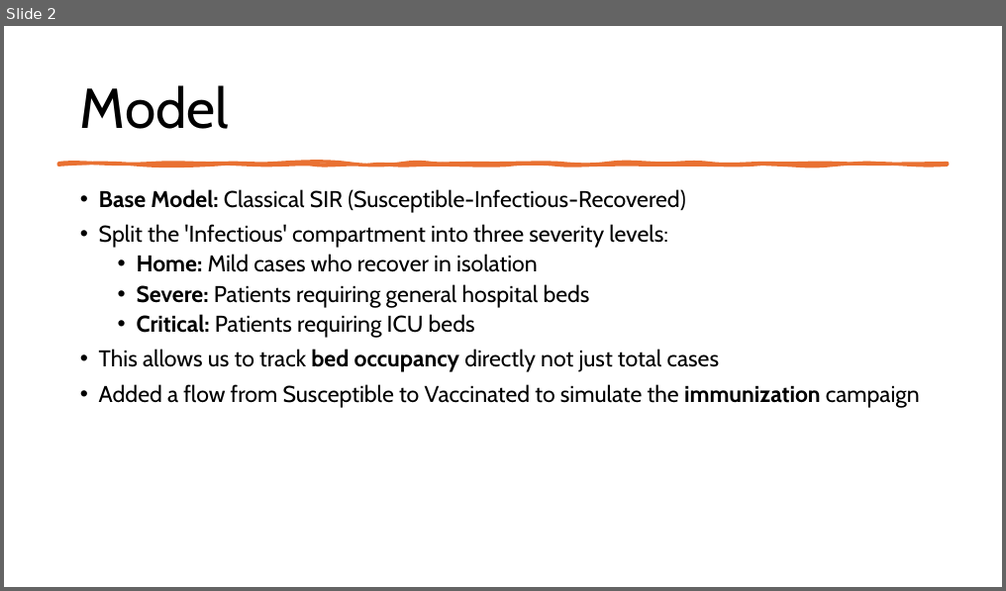
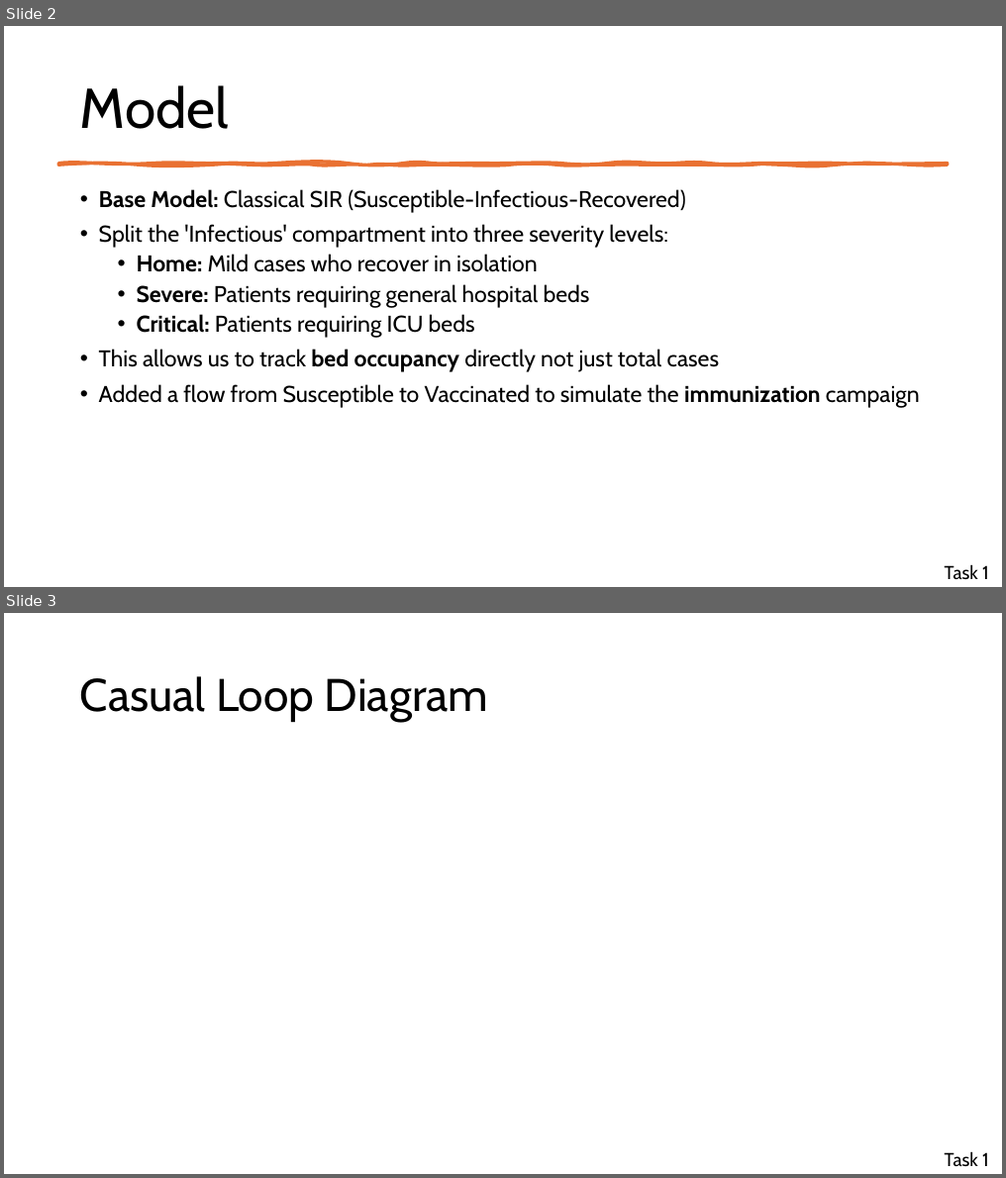
Before and after one commit to millas1/modsim, a slide deck: modsimpresentation.pptx. Shown one above the other, each under a label of ours: slide 2 before the commit, slides 2 and 3 after it. The pictures are 1006x591 and 1006x1178 pixels, drawn with LibreOffice and Linux fonts; fonts in the diff are those of the drawing. Boxes give left, top, right and bottom in pixels: in the first picture for what was removed or moved away, otherwise in the second. Text is boxed around its words. In the diff, an @@ line names an element or a change of style, - is before the commit and + after.

```diff
--- a/modsimpresentation.pptx
+++ b/modsimpresentation.pptx
@@ slide 3 added at box(4, 613, 1002, 1174), background #FFFFFF @@
@@ title added at box(80, 676, 488, 722), 44 pt, text #000000 @@
+Casual Loop Diagram
@@ text added at box(944, 1152, 989, 1166), 18 pt, text #000000 @@
+Task 1
@@ slide 2 changed as well @@
@@ text added at box(944, 565, 989, 579), 18 pt, text #000000 @@
+Task 1
```
Also in this commit, not shown: 8 other slides changed, 7 other slides added, 3 slides removed.
